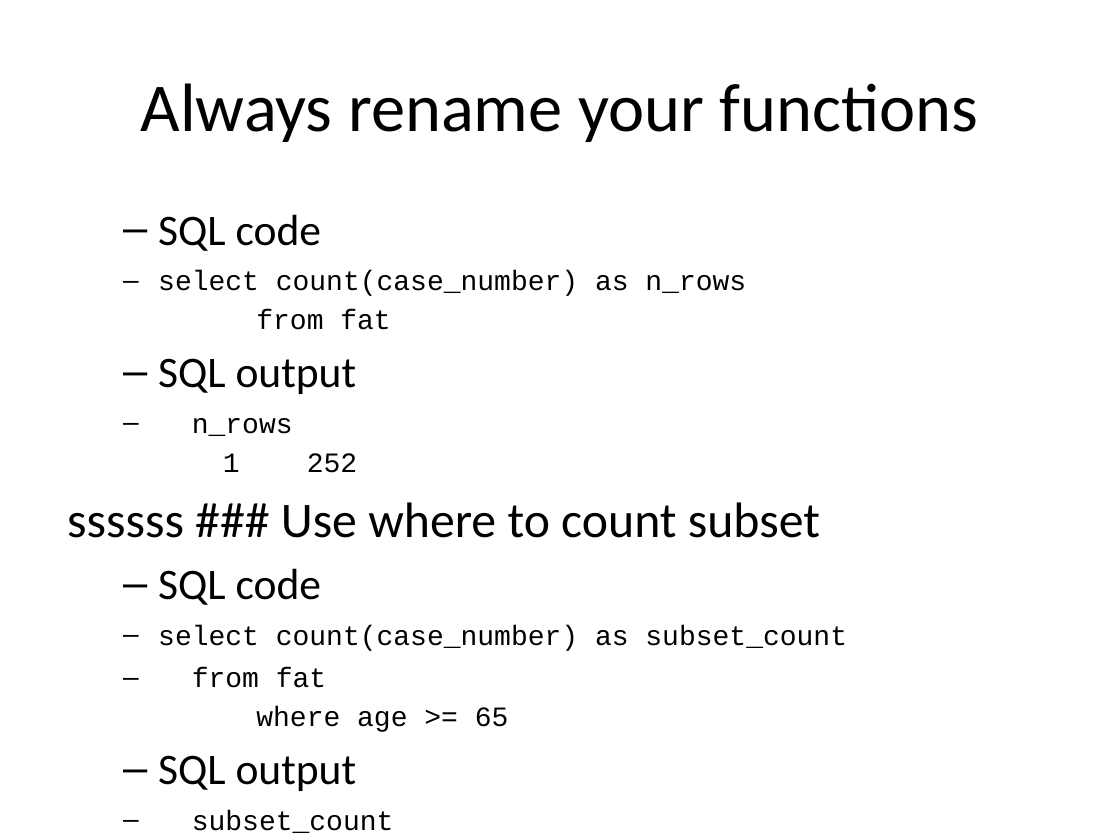
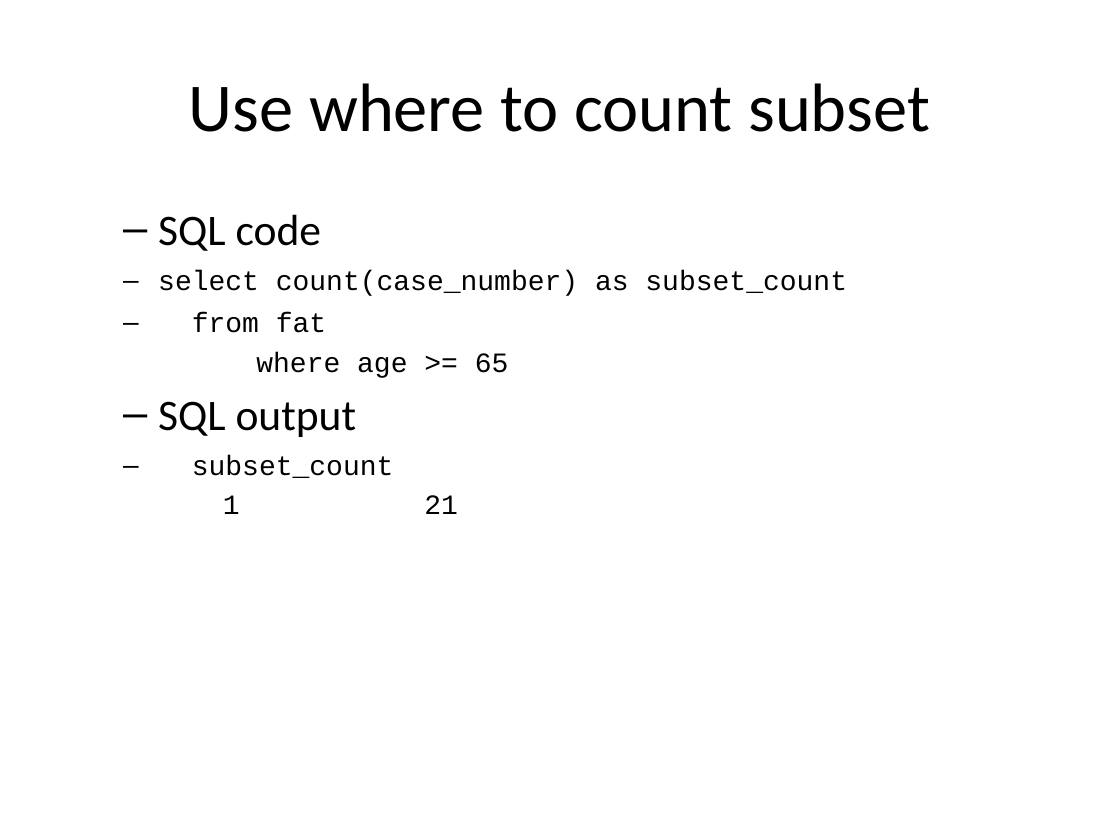
Before and after one commit to pmean/introduction-to-sql, a slide deck: slide 12 of src/stats.pptx (slide 4 before the commit). Drawn at 1120x840 pixels with LibreOffice and Linux fonts; fonts in the diff are those of the drawing. Boxes give left, top, right and bottom in pixels: in the first picture for what was removed or moved away, otherwise in the second. Text is boxed around its words. In the diff, an @@ line names an element or a change of style, - is before the commit and + after.

```diff
--- a/src/stats.pptx
+++ b/src/stats.pptx
@@ title at box(189, 83, 930, 132): text changed @@
-Always rename your functions
+Use where to count subset
@@ text at box(67, 214, 820, 538): paragraphs removed @@
-  – SQL code
-select count(case_number) as n_rows
-from fat
-  – SQL output
-n_rows
-1 252
-ssssss ### Use where to count subset
```
Also in this commit, not shown: 5 other slides changed, 8 slides added, 1 other file.
